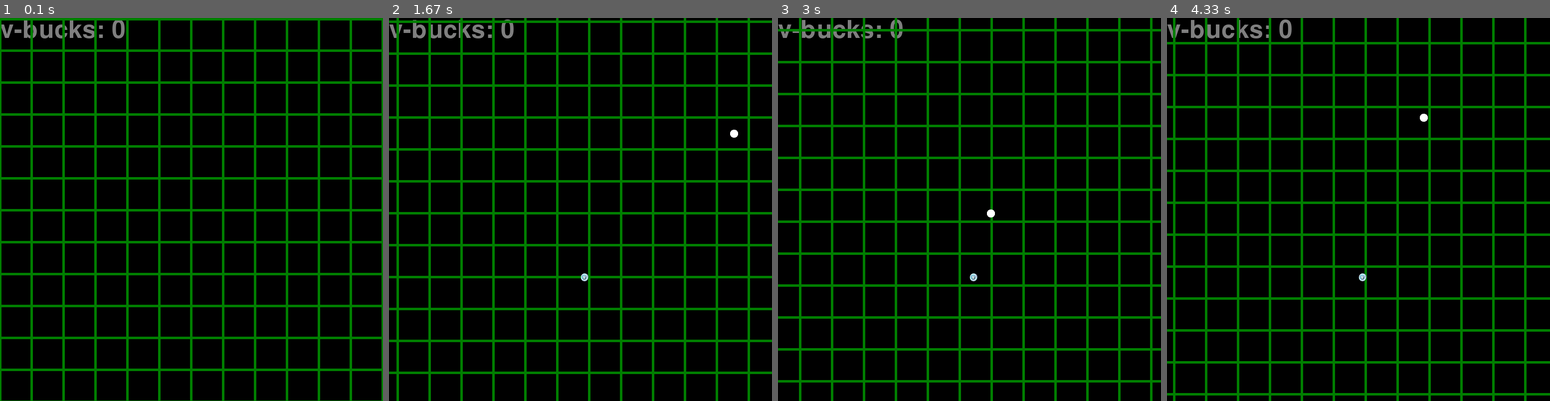
Above: before the commit, frames 1-4 (left to right).
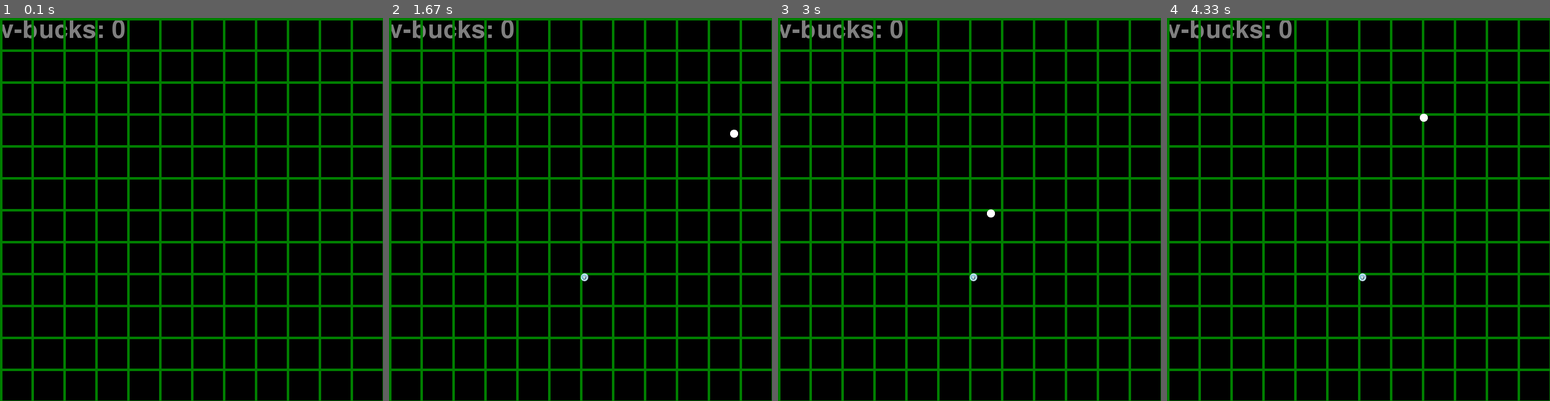
Above: after the commit, the same moments.

Repository: Rapidgame7/pygame-quick-game
Game: pygame game, started from main.py
The game is run twice, just before and just after one commit, with the same random seed, the same clock (stepped at 60 frames per second) and the same inputs.
Inputs:
- Up to frame 1 (0.1 s): no input
- Up to frame 2 (1.67 s): tap R at 0.33 s; hold Right 0.67-1.13 s; hold Up 1.17-1.47 s; hold Right from 1.5 s (still down)
- Up to frame 3 (3 s): release Right at 1.97 s; hold Left 2-2.53 s; hold Down 2.57-2.87 s; hold Left from 2.9 s (still down)
- Up to frame 4 (4.33 s): release Left at 3.3 s; hold Up 3.33-3.7 s; hold Right from 3.73 s (still down)

The runs differ from the first frame. In frame 1, 5.8% of the frame differs, in the area x 0-100%, y 0-100%; in frame 2, 28%; in frame 3, 28%; in frame 4, 28%.

Commit message:
more hazards, new bg mechanic

Diff:
--- a/bg.py
+++ b/bg.py
@@ -14,12 +14,19 @@
     scrolly = math.cos( math.radians(scrollang) )*scrollspd
     ang = 0
 
+    okthanksval = 0
+
     tile = None
 
     def __init__(self):
         self.tile = images.get("bggrid")
 
+    def okthanks(self, n):
+        self.okthanksval = n
+        self.scrollspd = self.okthanksval/12
+
     def recalculateScroll(self):
+        #self.scroll
         self.scrollx = math.sin( math.radians(self.scrollang) )*self.scrollspd
         self.scrolly = math.cos( math.radians(self.scrollang) )*self.scrollspd
         #print("ok")
--- a/entdefs.py
+++ b/entdefs.py
@@ -62,7 +62,13 @@
             bb.y = random.randint(0+32, 768-32-16)
 
             force = 6
-            mdir = random.choice([0,90,180,270])
+            ohmy = not (gs.score % 5 == 0)
+            mdir = 0
+            if ohmy:
+                mdir = random.choice([0,90,180,270])
+            else:
+                mdir = random.randint(0,360)
+                bb.sprite = "yelball"
             bb.momx = math.sin( math.radians(mdir) )*force
             bb.momy = math.cos( math.radians(mdir) )*force
             #bb.momy = 8
--- a/images.py
+++ b/images.py
@@ -8,6 +8,7 @@
 
     "ball": "ball.png",
     "redball": "redball.png",
+    "yelball": "yelball.png",
     "vbuck": "vbuck.png"
 }
 images = {}
--- a/main.py
+++ b/main.py
@@ -50,6 +50,7 @@
         #bgstr = "v-buck generator episode 5"
         bgstr = "v-bucks: " + str(state.score)
         gridsurf.blit( normfont.render(bgstr, True, (255,255,255)) , [0,0])
+        bggrid.okthanks(state.score)
         bggrid.daemon(gridsurf)
         gridsurf.set_alpha(128)
         msurf.blit(gridsurf, [0,0])
Binary file added: res/yelball.png
